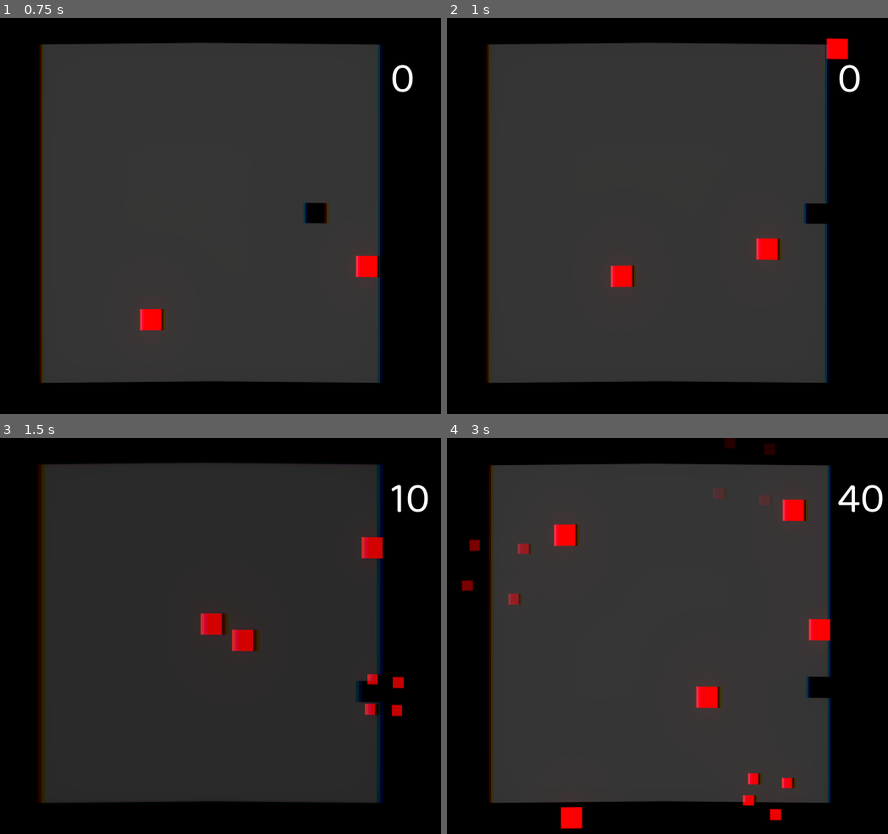
Above: before the commit, frames 1-4 (two rows, left to right).
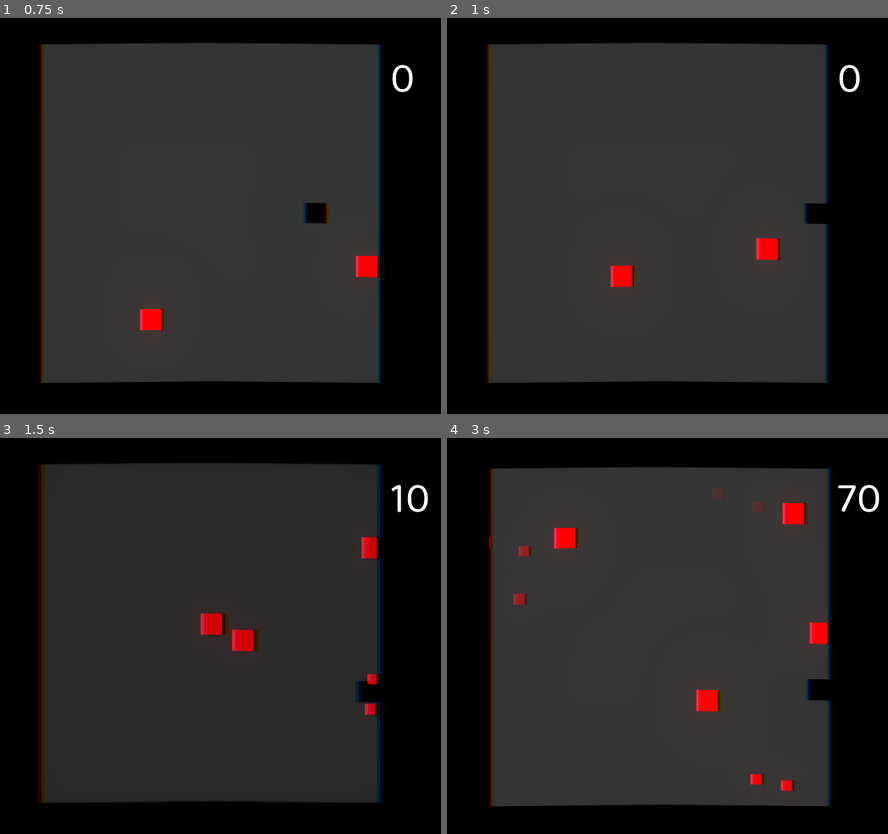
Above: after the commit, the same moments.

Repository: mariothedog/Dodge-and-Explode-
Game: Godot game, scene res://Levels/Endless Level.tscn
The game is run twice, just before and just after one commit, with the same random seed, the same clock (stepped at 60 frames per second) and the same inputs. The engine's default icon, where the game draws it, is replaced by a stand-in: a white triangle on a blue panel in a dark square.
Inputs:
- Up to frame 1 (0.75 s): hold D (move_right) from 0.53 s (still down); tap Space (dash) at 0.6 s
- Up to frame 2 (1 s): keep holding D (move_right)
- Up to frame 3 (1.5 s): release D (move_right) at 1.28 s; hold S (move_down) from 1.28 s (still down); tap Space (dash) at 1.35 s
- Up to frame 4 (3 s): release S (move_down) at 2.03 s; hold D (move_right) 2.03-2.78 s; tap Space (dash) at 2.1, 2.85 s; hold W (move_up) from 2.78 s (still down)

Frame 1 is identical in both runs. In frame 2, 0.3% of the frame differs, in the area x 85-91%, y 5-11%; in frame 3, 0.2%; in frame 4, 3.4%, in the area x 3-99%, y 0-99%.

Commit message:
Improved player and enemy collision.
Switched movement back to move_and_slide for both.

Diff:
--- a/Enemies/Enemy.gd
+++ b/Enemies/Enemy.gd
@@ -20,16 +20,23 @@
 	if connect("dead", get_parent().get_parent(), "_on_Enemy_dead") != OK:
 		print_debug("An error occured while connecting a signal to a method.")
 
-func _physics_process(delta):
-	movement(delta)
+func _physics_process(_delta):
+	movement()
 	ai()
 
-func movement(delta):
-	var collision = move_and_collide(velocity * delta)
+func movement():
+	velocity = move_and_slide(velocity)
 
-	if collision:
+	for i in get_slide_count():
+		var collision = get_slide_collision(i)
 		if collision.collider.name == "TileMap":
 			die()
+		else:
+			# Player
+			if collision.collider.currently_dashing:
+				die()
+			else:
+				collision.collider.die()
 
 func ai():
 	pass
--- a/Enemies/Enemy.tscn
+++ b/Enemies/Enemy.tscn
@@ -7,7 +7,7 @@
 
 [node name="Enemy" type="KinematicBody2D"]
 collision_layer = 4
-collision_mask = 0
+collision_mask = 2
 script = ExtResource( 1 )
 __meta__ = {
 "_edit_vertical_guides_": [ -24.0 ]
--- a/Levels/Endless Level.tscn
+++ b/Levels/Endless Level.tscn
@@ -110,13 +110,13 @@
 
 [node name="Player" parent="." instance=ExtResource( 1 )]
 
+[node name="Enemies" type="Node2D" parent="."]
+
 [node name="TileMap" type="TileMap" parent="."]
 tile_set = SubResource( 3 )
 collision_mask = 2
 format = 1
 tile_data = PoolIntArray( -327689, 0, 0, -327688, 0, 0, -327687, 0, 0, -327686, 0, 0, -327685, 0, 0, -327684, 0, 0, -32 …(2041 unchanged characters)…
-
-[node name="Enemies" type="Node2D" parent="."]
 
 [node name="Corners" type="Node2D" parent="."]
 
--- a/Player/Player.gd
+++ b/Player/Player.gd
@@ -34,13 +34,13 @@
 func _ready():
 	$Dash.wait_time = DASH_DURATION
 
-func _physics_process(delta):
+func _physics_process(_delta):
 	if not dead:
 		if get_parent().restarting:
 			position = position.move_toward(get_parent().centre, move_to_centre_speed)
 		else:
 			get_input()
-		movement(delta)
+		movement()
 
 func get_input():
 	# Movement input.
@@ -67,10 +67,11 @@
 	else:
 		velocity = input_vel.normalized() * SPEED
 
-func movement(delta):
-	var collision = move_and_collide(velocity * delta)
+func movement():
+	velocity = move_and_slide(velocity)
 
-	if collision:
+	for i in get_slide_count():
+		var collision = get_slide_collision(i)
 		if collision.collider.name != "TileMap":
 			# Enemy
 			if currently_dashing:
